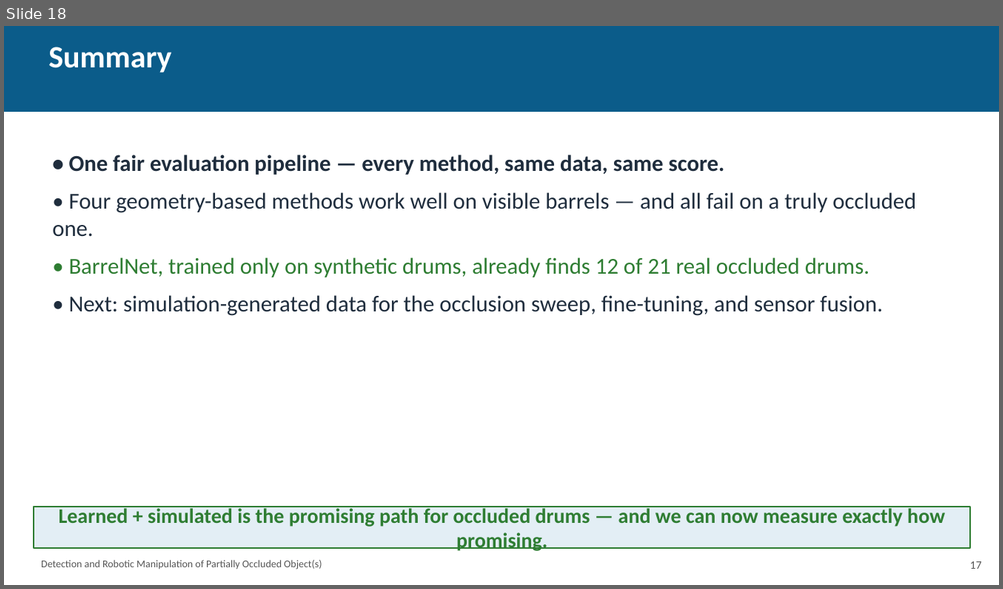
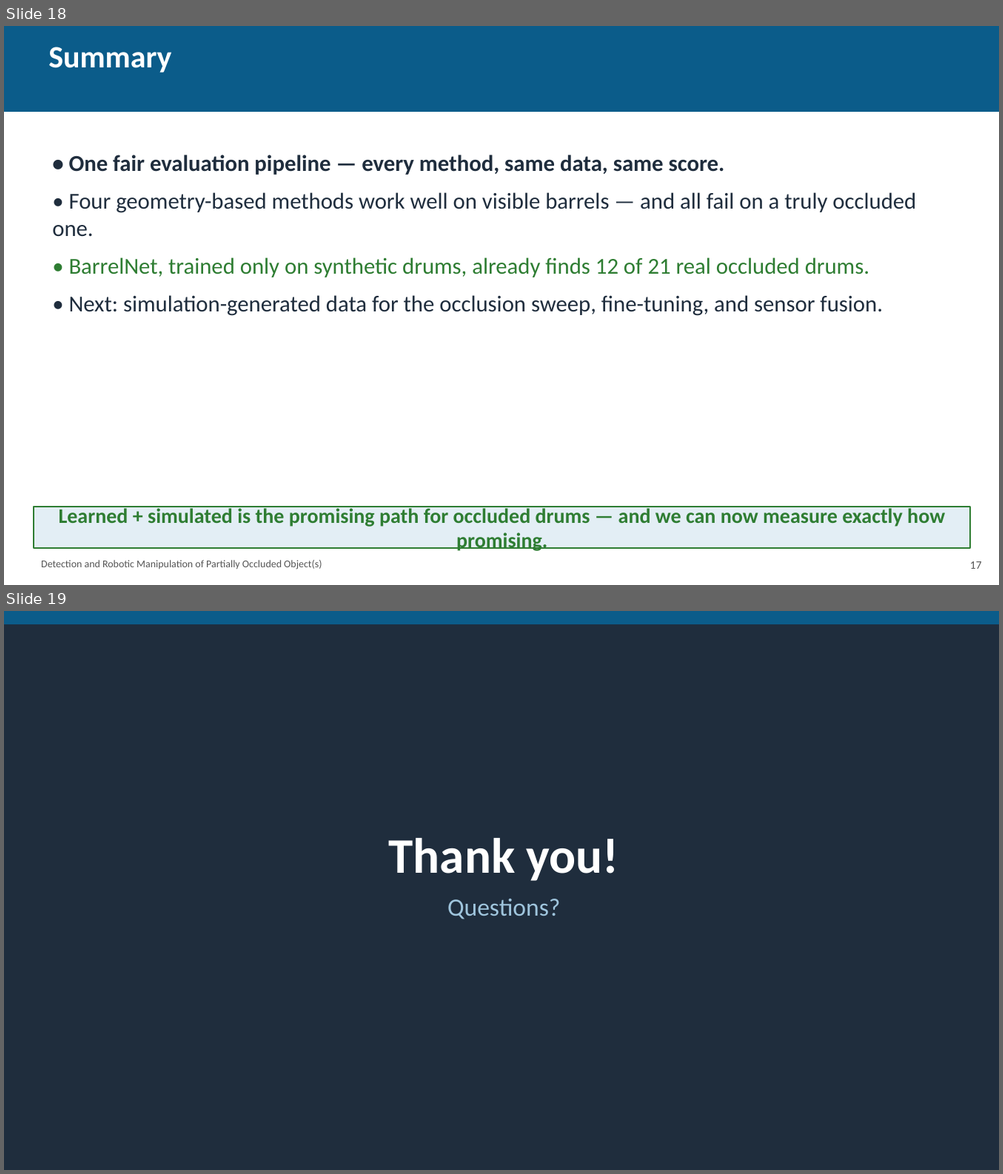
Before and after one commit to coder-1011/barrel-detection, a slide deck: researchwrite/evaluation_presentation.pptx. Shown one above the other, each under a label of ours: slide 18 before the commit, slides 18 and 19 after it. The pictures are 1003x589 and 1003x1174 pixels, drawn with LibreOffice and Linux fonts; fonts in the diff are those of the drawing. Boxes give left, top, right and bottom in pixels: in the first picture for what was removed or moved away, otherwise in the second. Text is boxed around its words. In the diff, an @@ line names an element or a change of style, - is before the commit and + after.

Commit message:
Eval deck v3.1: trim risks table and move it before roadmap, add thank-you slide, capitalize chart text

```diff
--- a/researchwrite/evaluation_presentation.pptx
+++ b/researchwrite/evaluation_presentation.pptx
@@ slide 19 added at [4,611,999,1170], background #FFFFFF @@
@@ rectangle added at [4,611,999,1170], fill #1F2D3D @@
@@ rectangle added at [4,611,999,624], fill #0B5C8A @@
@@ text added at [389,838,619,920], 24 pt, text #9FC5DD @@
+Thank you!
+Questions?
```
Also in this commit, not shown: 6 slides changed, 12 other files.
